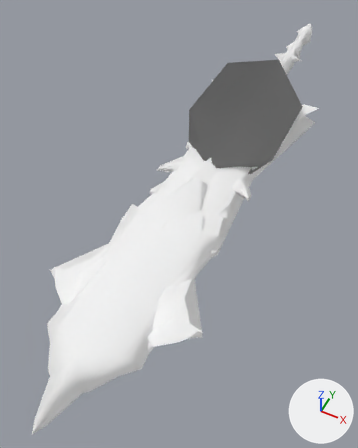
A saved change to the glTF model docs/models/weapons/w14/029.glb.
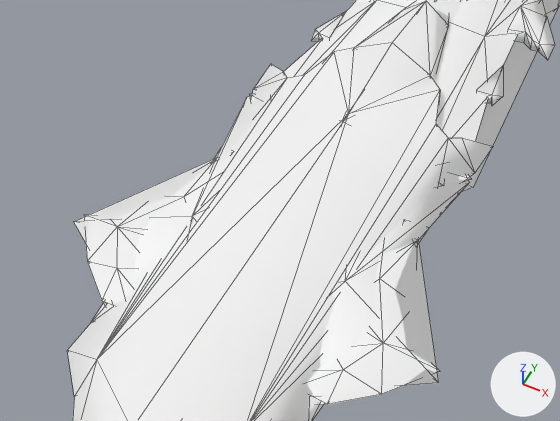
Each version is shown whole from a 50 mm lens placed at (0.68, -2.56, 1.65), pointed at (-0.07, -1.07, -0.21), then close up on the part from 5% to 71% of the width and 39% to 79% of the height. Arrows for +X, +Y and +Z are at lower right; the lights stay in place. The older version's two pictures come first. The close-ups show mesh edges as thin lines. Vertices at exactly the same position are counted once.

Objects in the first close-up: 'Group[0]', 'Group[100]', 'Group[1]', 'Group[4]'.
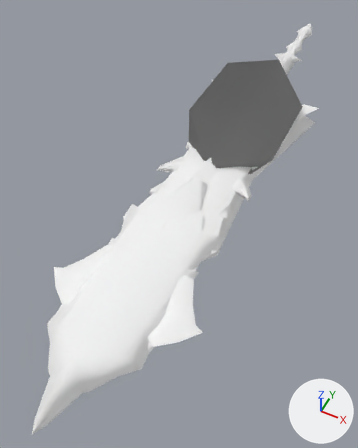
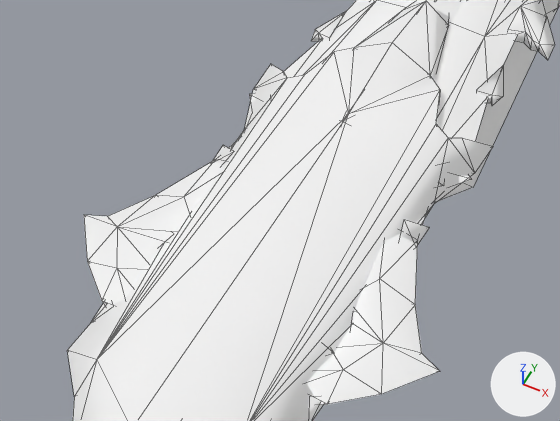
Location of each change, (x1, y1, x2, y2) in pixels of the close-ups (560 x 421 px):
'Group[1]', reshaped
    before: (74, 94, 471, 405)
    after: (84, 94, 471, 405)
part 1 of me_group_1, cut back (mostly hidden afterwards)
    before: (74, 96, 470, 385)
    after: (156, 140, 426, 304)

The edits, one by one:
me_group_1 is used by ob_group_1; location (0.0, 0.0, 0.0).
me_group_1 had 124 vertices, 218 faces and spanned x -0.35..0.35, y -1.88..0.61, z -0.05..0.05.
me_group_1 now has 101 vertices, 184 faces and spans x -0.34..0.34, y -1.88..0.61, z -0.05..0.05.
Part 1, on me_group_1:
18 vertices are removed from x -0.35..0.35, y -1.88..-1.19, z -0.05..0.05.
64 faces are deleted.
2 vertices move within x -0.03..0.03, y -1.37, z 0.0.
36 new faces join them, mat_xfb__e0__m00_blade029_env01 (white #ffffff).
Other edits to the shape of me_group_1 do not show in these pictures.
